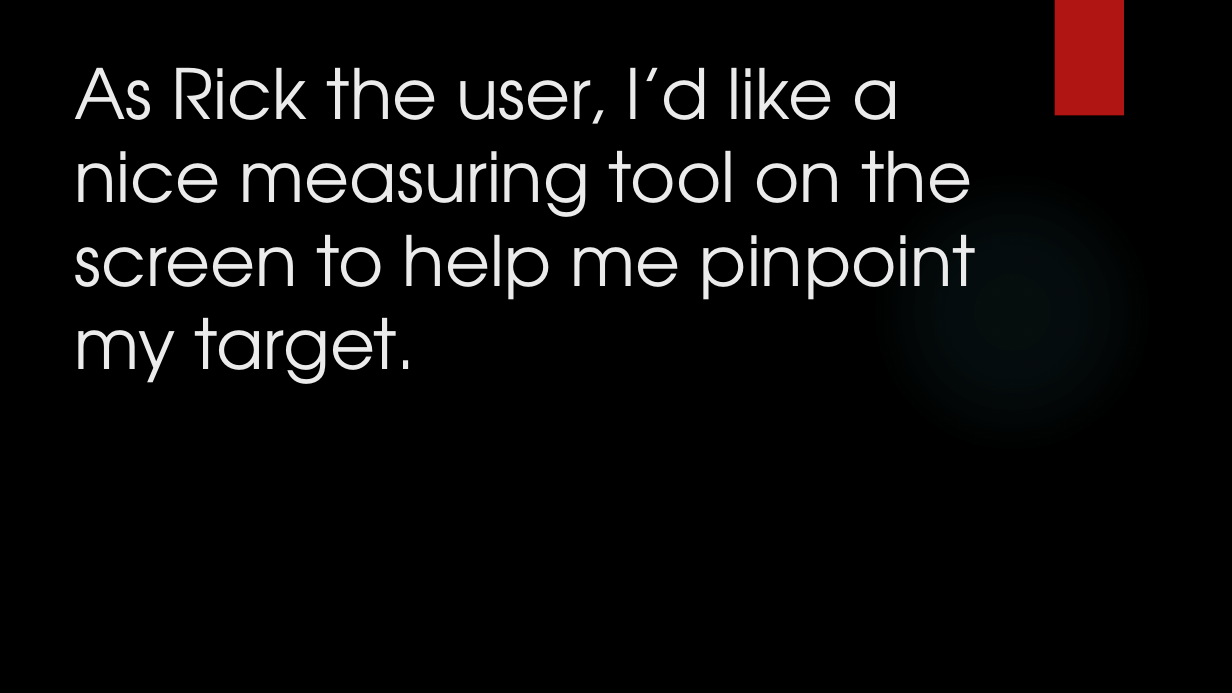
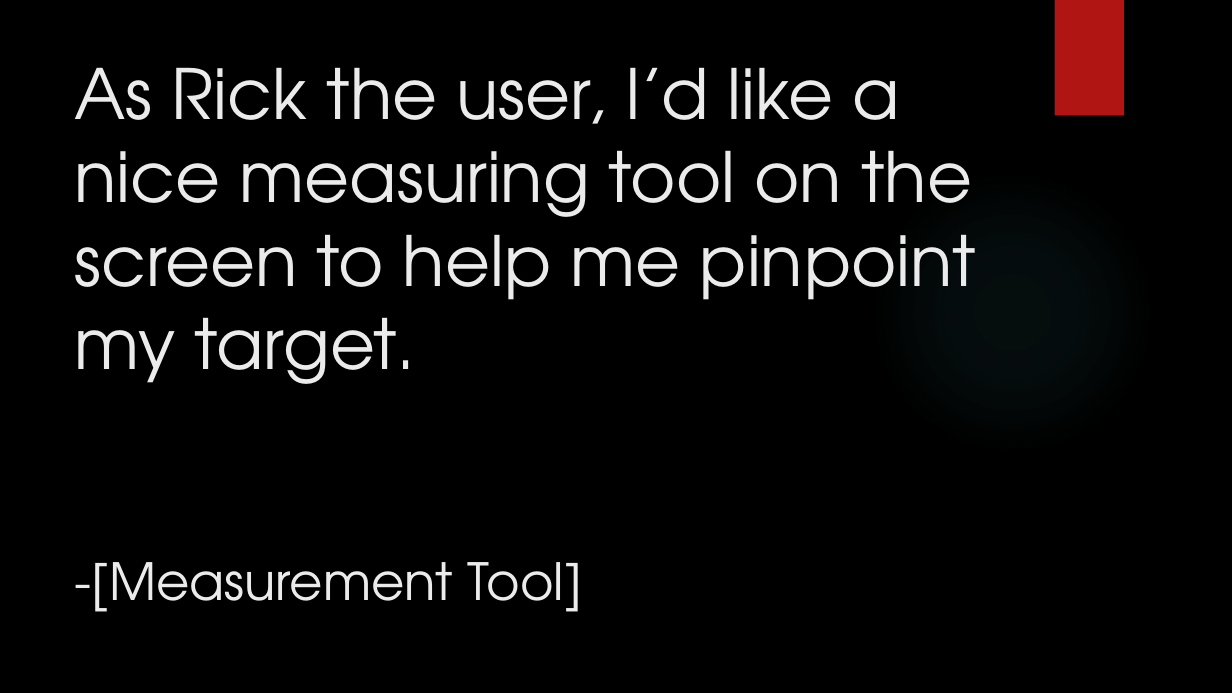
Before and after one commit to junmin-yee/Landmarked, a slide deck: slide 18 of Technology Presentation.pptx. Drawn at 1232x693 pixels with LibreOffice and Linux fonts; fonts in the diff are those of the drawing; background and template pictures are left out. Boxes give left, top, right and bottom in pixels: in the first picture for what was removed or moved away, otherwise in the second. Text is boxed around its words. In the diff, an @@ line names an element or a change of style, - is before the commit and + after.

```diff
--- a/Technology Presentation.pptx
+++ b/Technology Presentation.pptx
@@ title at box(75, 67, 977, 612): text changed @@
-As Rick the user, I’d like a nice measuring tool on the screen to help me pinpoint my target.
+As Rick the user, I’d like a nice measuring tool on the screen to help me pinpoint my target.
+-[Measurement Tool]
```
Also in this commit, not shown: 14 other slides changed.
